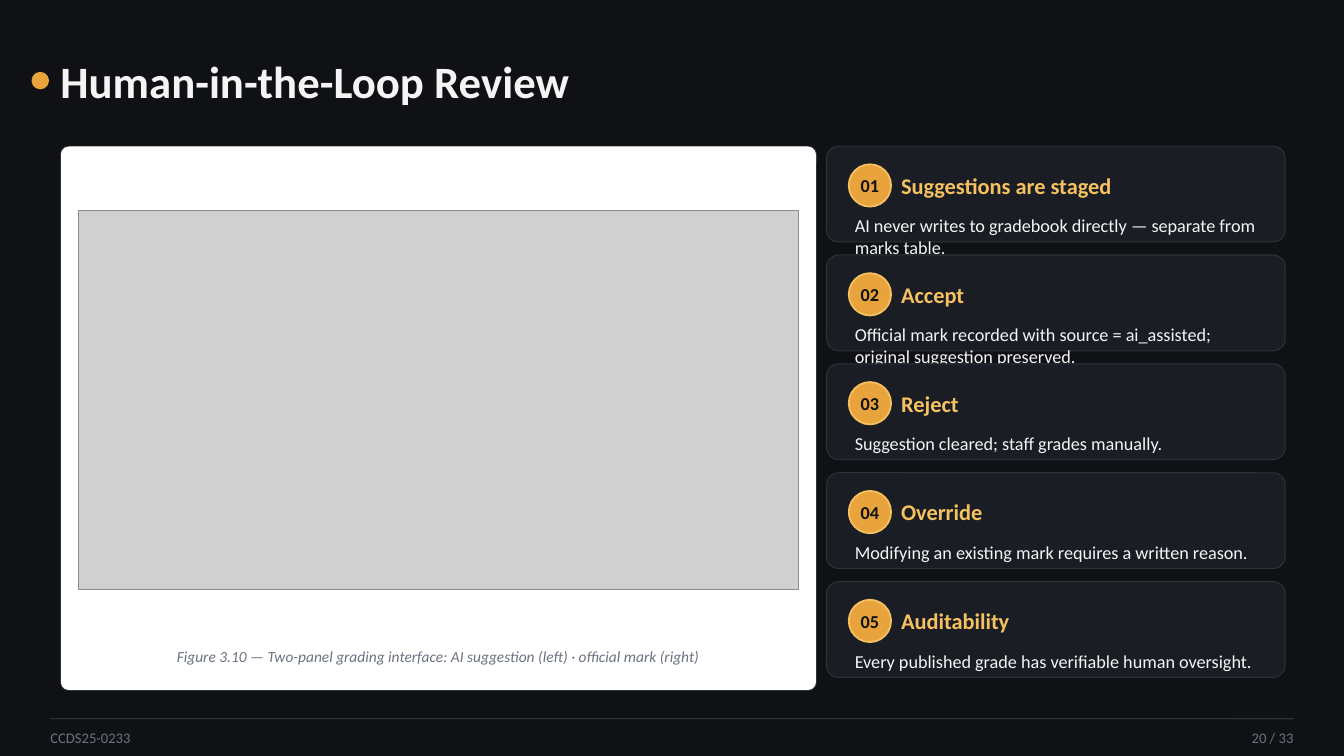
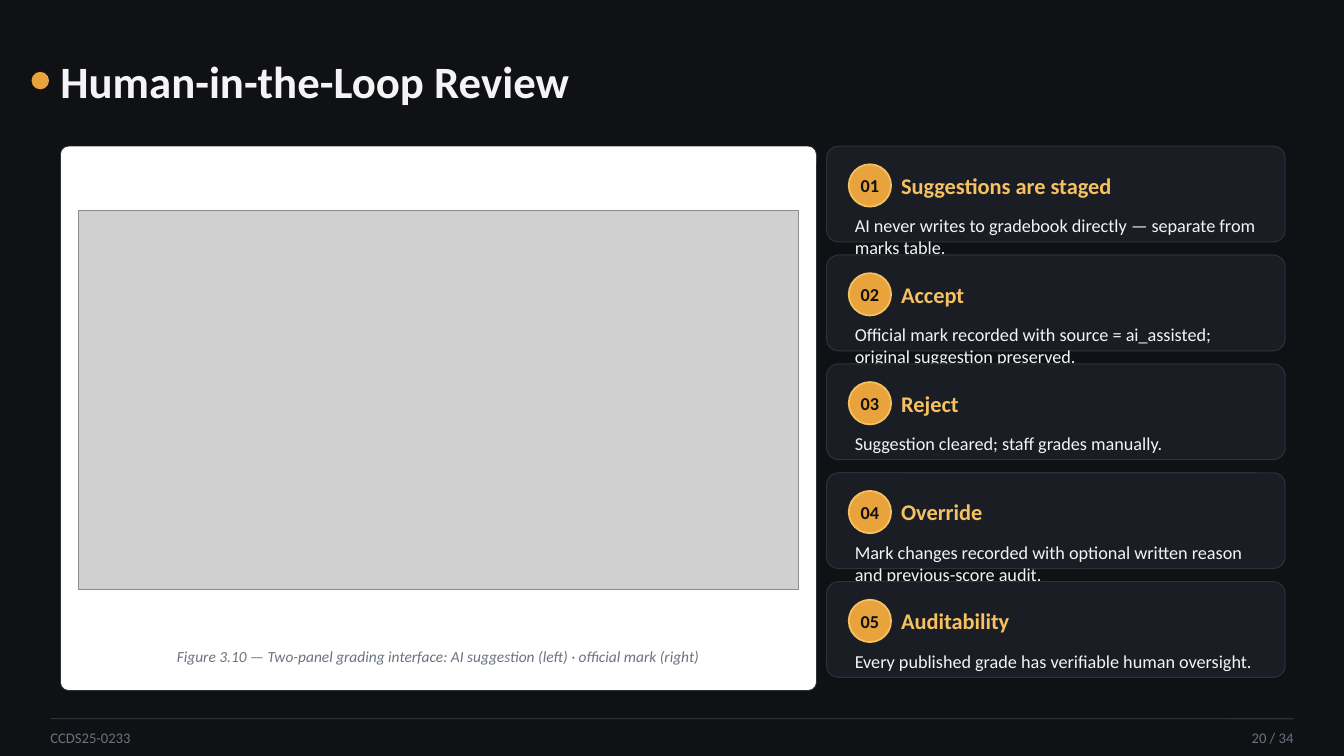
Before and after one commit to WangYuTengg/fyp, a slide deck: slide 20 of docs/fyp-presentation/CCDS25-0233_oral_presentation.pptx. Drawn at 1344x756 pixels with LibreOffice and Linux fonts; fonts in the diff are those of the drawing; grey boxes stand for pictures. Boxes give left, top, right and bottom in pixels: in the first picture for what was removed or moved away, otherwise in the second. Text is boxed around its words. In the diff, an @@ line names an element or a change of style, - is before the commit and + after.

```diff
--- a/docs/fyp-presentation/CCDS25-0233_oral_presentation.pptx
+++ b/docs/fyp-presentation/CCDS25-0233_oral_presentation.pptx
@@ text at <box>855,546,1242,581</box>: text changed @@
-Modifying an existing mark requires a written reason.
+Mark changes recorded with optional written reason and previous-score audit.
@@ text at <box>1252,733,1294,743</box>: text changed @@
-20 / 33
+20 / 34
```
Also in this commit, not shown: 31 other slides changed, 1 slide added, 1 other file.
